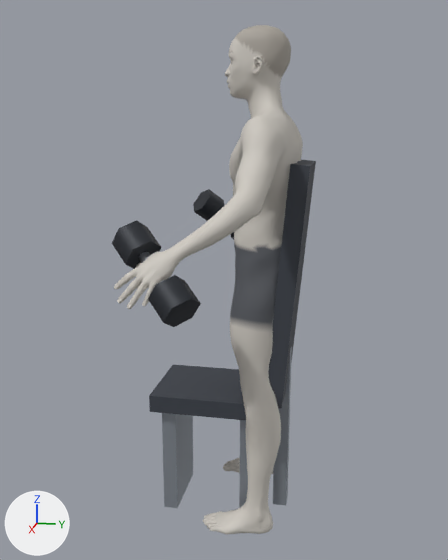
An edit to the glTF model exports/dumbbell-arnold-press.glb, drawn before and after from the same camera.
Rendered twice from a camera (50 mm lens) standing at (2.229, 0.268, 1.465) and looking at (0.011, -0.175, 0.91). Lighting does not change. The marker at lower left points along +X, +Y and +Z. The older version comes first. Where no turn or scale is listed for an object, it has been applied to the vertices.
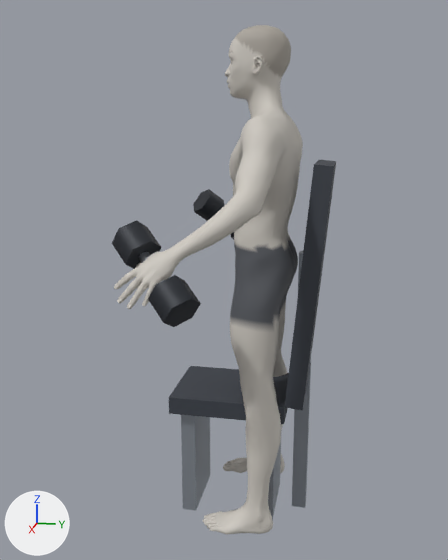
The change, as a list of edits to the scene's bpy script:
```text
Change ob_mesh_7:
    ob_mesh_7.location: (0.0, -0.215, 0.454) -> (0.0, -0.14, 0.454)
Change ob_mesh_8:
    ob_mesh_8.location: (0.0, -0.064, 0.211) -> (0.0, 0.012, 0.211)
Change ob_mesh_9:
    ob_mesh_9.location: (0.0, -0.367, 0.211) -> (0.0, -0.291, 0.211)
Change ob_mesh_10:
    ob_mesh_10.location: (0.0, 0.071, 0.915) -> (0.0, 0.147, 0.915)
Change ob_mesh_11:
    ob_mesh_11.location: (0.0, 0.054, 0.513) -> (0.0, 0.13, 0.513)
```

Where the change shows, as pixel boxes (x1, y1, x2, y2) in the pictures (448 x 560 px):
'Mesh_10', moved
    before: (268, 160, 316, 409)
    after: (285, 160, 336, 410)
'Mesh_7', moved
    before: (149, 365, 246, 420)
    after: (169, 366, 289, 424)
'Mesh_9', moved
    before: (162, 413, 193, 508)
    after: (181, 415, 210, 510)
'Mesh_11', moved
    before: (273, 347, 292, 505)
    after: (292, 251, 312, 508)
'Mesh_8', moved
    before: (239, 420, 248, 508)
    after: (268, 440, 281, 520)
